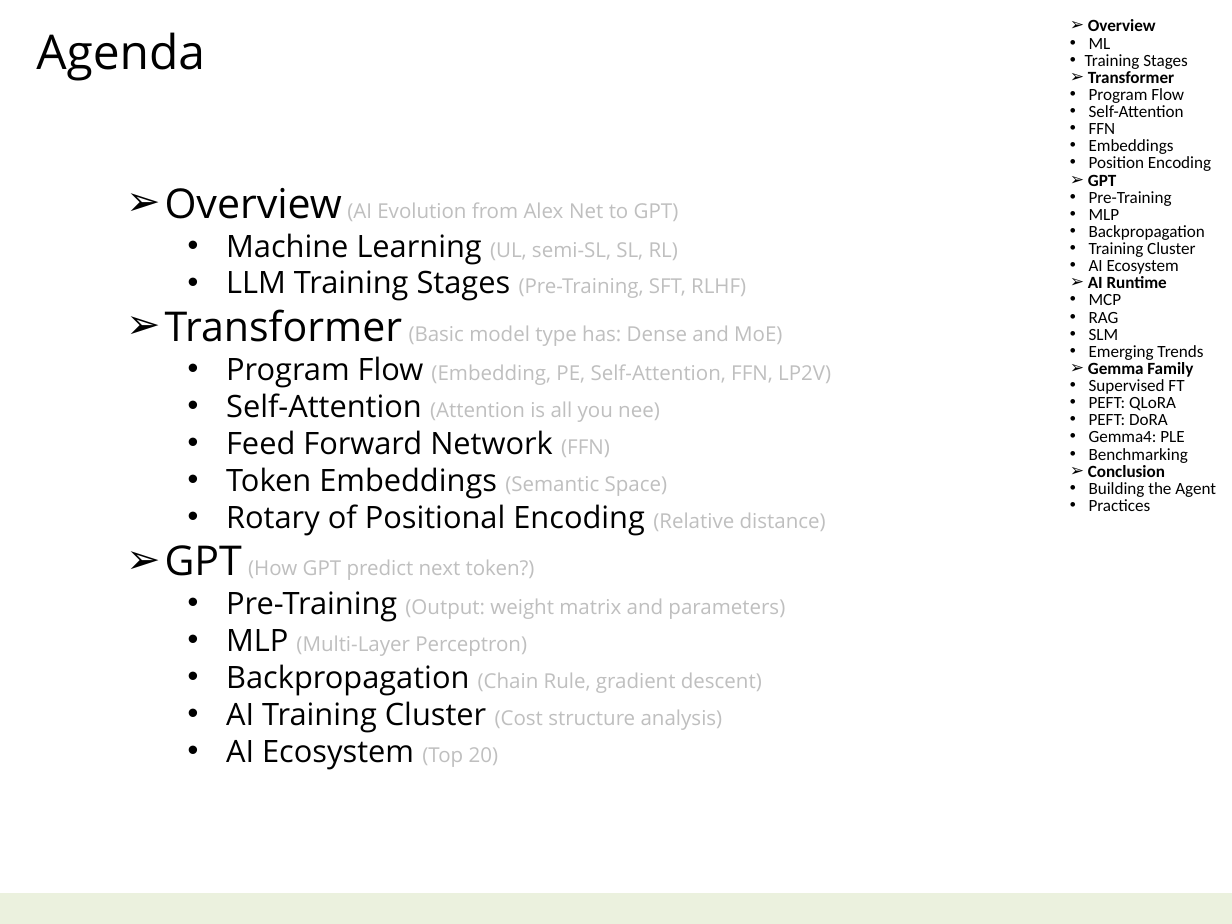
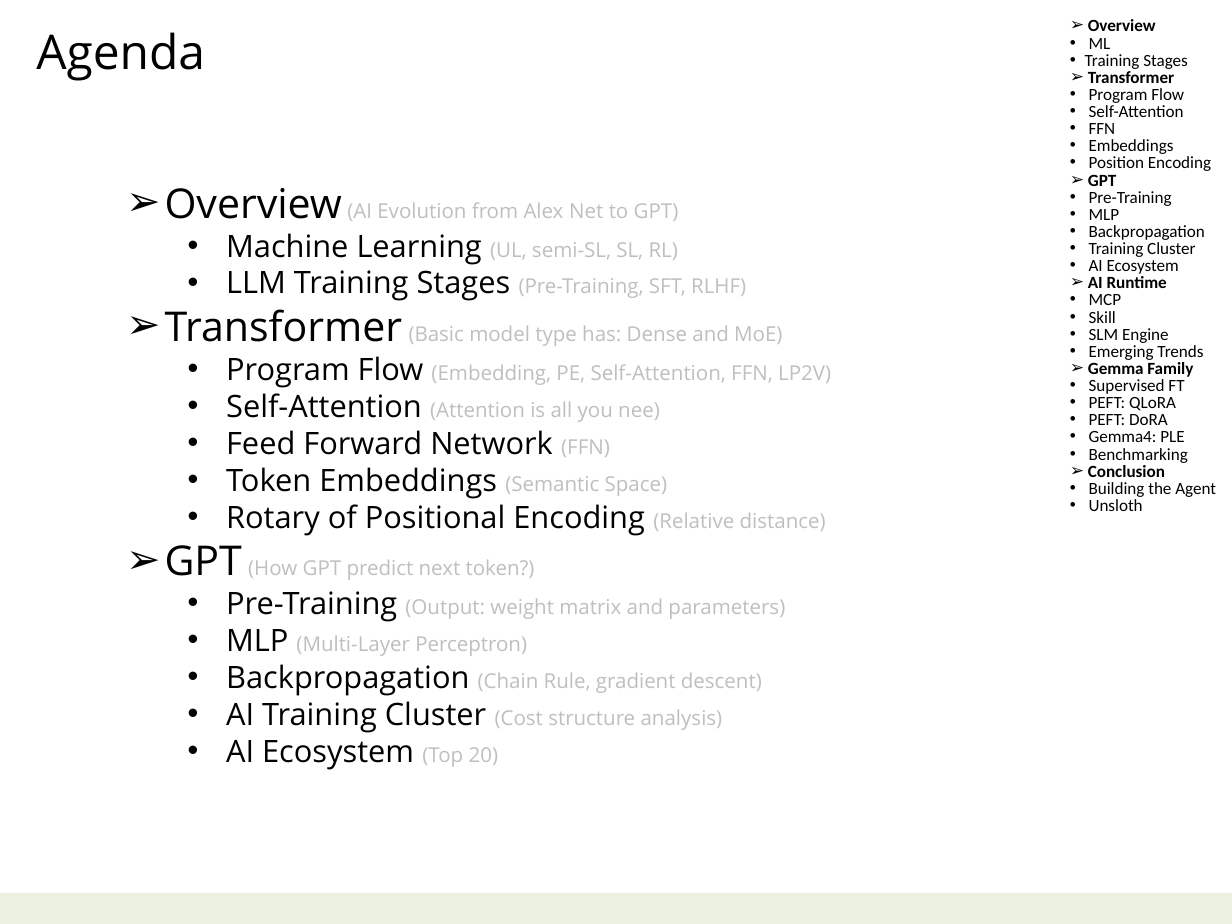
Before and after one commit to navibator/crazy-ai, a slide deck: slide 2 of ai.pptx. Drawn at 1232x924 pixels with LibreOffice and Linux fonts; fonts in the diff are those of the drawing. Boxes give left, top, right and bottom in pixels: in the first picture for what was removed or moved away, otherwise in the second. Text is boxed around its words. In the diff, an @@ line names an element or a change of style, - is before the commit and + after.

```diff
--- a/ai.pptx
+++ b/ai.pptx
@@ text at (1089, 311, 1169, 343): text changed @@
-    • RAG
-    • SLM
+    • Skill
+    • SLM Engine
@@ text at (1089, 499, 1143, 511): text changed @@
-    • Practices
+    • Unsloth
```
Also in this commit, not shown: 1 other slide changed, 18 slides added, 1 slide removed, 1 other file.
